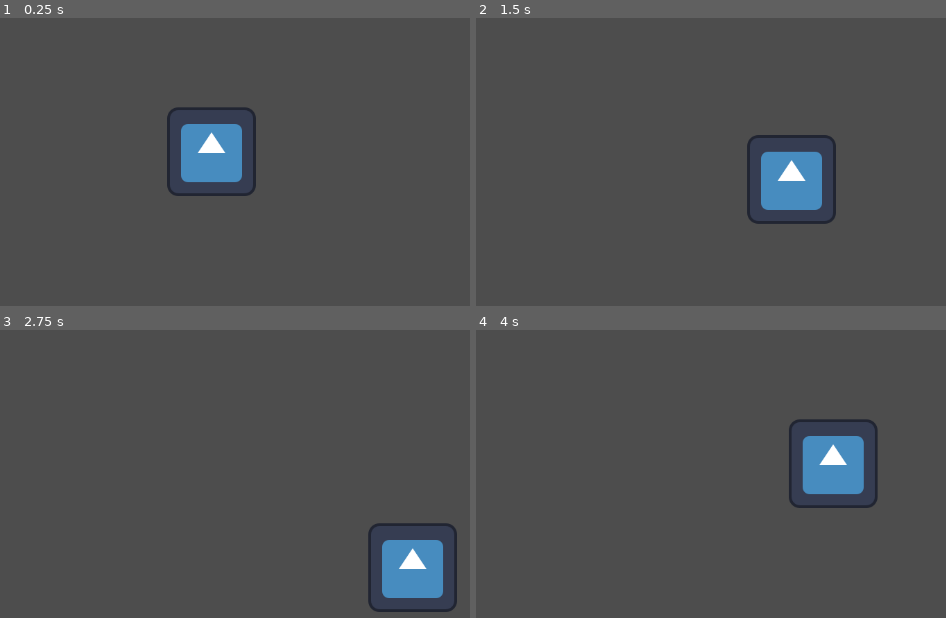
Above: before the commit, frames 1-4 (two rows, left to right).
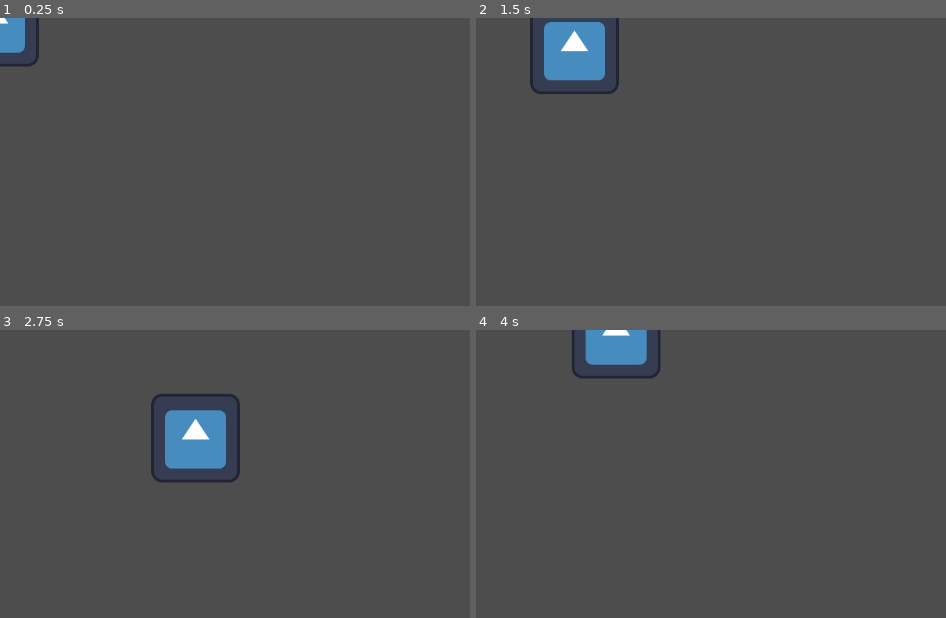
Above: after the commit, the same moments.

Repository: Katie4104/LexiQuest
Game: Godot game, scene res://main.tscn
Same seed, same stepped clock (60 frames per second), same inputs: the game is played once before the commit and once after it. The engine's default icon, where the game draws it, is replaced by a stand-in: a white triangle on a blue panel in a dark square.
Inputs:
- Up to frame 1 (0.25 s): no input
- Up to frame 2 (1.5 s): tap Enter at 0.5 s; hold Right (ui_right) 0.53-1.28 s; hold Down (ui_down) from 1.28 s (still down)
- Up to frame 3 (2.75 s): release Down (ui_down) at 2.03 s; hold Right (ui_right) from 2.03 s (still down)
- Up to frame 4 (4 s): release Right (ui_right) at 2.78 s; hold Up (ui_up) 2.78-3.53 s; hold Left (ui_left) from 3.53 s (still down)

The runs differ from the first frame. In frame 1, 4.2% of the frame differs, in the area x 0-55%, y 0-62%; in frame 2, 6.5%; in frame 3, 6.7%, in the area x 32-98%, y 22-98%; in frame 4, 5.4%.

Commit message:
Adding missing scenes

Diff:
--- /dev/null
+++ b/Player.tscn
@@ -0,0 +1,19 @@
+[gd_scene format=3 uid="uid://c0avh7g6jrgi0"]
+
+[ext_resource type="Script" uid="uid://c42jqjv2ywcoe" path="res://character_body_2d.gd" id="1_kpjcp"]
+[ext_resource type="Texture2D" uid="uid://od101i3eh4ch" path="res://icon.svg" id="2_kne1u"]
+
+[sub_resource type="RectangleShape2D" id="RectangleShape2D_0xm2m"]
+size = Vector2(80, 57)
+
+[node name="Player" type="CharacterBody2D" unique_id=543880529]
+position = Vector2(0, 4)
+script = ExtResource("1_kpjcp")
+
+[node name="CollisionShape2D" type="CollisionShape2D" parent="." unique_id=221057997]
+position = Vector2(-3, 1.5)
+shape = SubResource("RectangleShape2D_0xm2m")
+
+[node name="Sprite2D" type="Sprite2D" parent="." unique_id=1258129285]
+position = Vector2(5, -7)
+texture = ExtResource("2_kne1u")
--- /dev/null
+++ b/level.tscn
@@ -0,0 +1,62 @@
+[gd_scene format=3 uid="uid://c3ye88403jpb6"]
+
+[ext_resource type="PackedScene" uid="uid://c0avh7g6jrgi0" path="res://Player.tscn" id="1_u52ul"]
+[ext_resource type="Texture2D" uid="uid://od101i3eh4ch" path="res://icon.svg" id="2_vonw3"]
+
+[sub_resource type="RectangleShape2D" id="RectangleShape2D_u52ul"]
+
+[sub_resource type="RectangleShape2D" id="RectangleShape2D_vonw3"]
+
+[sub_resource type="RectangleShape2D" id="RectangleShape2D_oi3di"]
+
+[sub_resource type="RectangleShape2D" id="RectangleShape2D_0b4ue"]
+
+[sub_resource type="RectangleShape2D" id="RectangleShape2D_f2txt"]
+
+[sub_resource type="RectangleShape2D" id="RectangleShape2D_1ainy"]
+size = Vector2(156, 133)
+
+[node name="Level(mainWorld)" type="Node2D" unique_id=507859930]
+
+[node name="Player" parent="." unique_id=543880529 instance=ExtResource("1_u52ul")]
+
+[node name="Floor" type="StaticBody2D" parent="." unique_id=1860559653]
+
+[node name="FloorSprite" type="Sprite2D" parent="Floor" unique_id=31294052]
+
+[node name="CollisionShape2D" type="CollisionShape2D" parent="Floor" unique_id=1585401526]
+shape = SubResource("RectangleShape2D_u52ul")
+
+[node name="Walls" type="StaticBody2D" parent="." unique_id=1266820324]
+
+[node name="WallTop" type="CollisionShape2D" parent="Walls" unique_id=1958306163]
+shape = SubResource("RectangleShape2D_vonw3")
+
+[node name="WallBottom" type="CollisionShape2D" parent="Walls" unique_id=1919118342]
+shape = SubResource("RectangleShape2D_oi3di")
+
+[node name="WallLeft" type="CollisionShape2D" parent="Walls" unique_id=545521111]
+shape = SubResource("RectangleShape2D_0b4ue")
+
+[node name="WallRight" type="CollisionShape2D" parent="Walls" unique_id=1902173643]
+shape = SubResource("RectangleShape2D_f2txt")
+
+[node name="Background" type="ColorRect" parent="." unique_id=799585781]
+z_index = -1
+anchors_preset = 15
+anchor_right = 1.0
+anchor_bottom = 1.0
+grow_horizontal = 2
+grow_vertical = 2
+
+[node name="InteractiveObjects" type="Node2D" parent="." unique_id=1925247866]
+
+[node name="Tree" type="StaticBody2D" parent="InteractiveObjects" unique_id=2061556106]
+
+[node name="CollisionShape2D" type="CollisionShape2D" parent="InteractiveObjects/Tree" unique_id=574348287]
+position = Vector2(5, -1.5)
+shape = SubResource("RectangleShape2D_1ainy")
+
+[node name="Sprite2D" type="Sprite2D" parent="InteractiveObjects/Tree" unique_id=1579101551]
+position = Vector2(-263, 124)
+texture = ExtResource("2_vonw3")
--- /dev/null
+++ b/login_screen.tscn
@@ -0,0 +1,78 @@
+[gd_scene format=3 uid="uid://bymm56baa1osi"]
+
+[node name="LoginScreen" type="Control" unique_id=1401503714]
+layout_mode = 3
+anchors_preset = 15
+anchor_right = 1.0
+anchor_bottom = 1.0
+offset_left = 456.5985
+offset_top = -186.24205
+offset_right = 403.5985
+offset_bottom = -180.24207
+grow_horizontal = 2
+grow_vertical = 2
+
+[node name="Background" type="ColorRect" parent="." unique_id=507191191]
+layout_mode = 1
+anchors_preset = -1
+anchor_left = 0.02584303
+anchor_top = 0.050828822
+anchor_right = 1.025843
+anchor_bottom = 1.0508288
+grow_horizontal = 2
+grow_vertical = 2
+metadata/_edit_use_anchors_ = true
+
+[node name="TitleLabel" type="Label" parent="Background" unique_id=591842932]
+layout_mode = 1
+anchors_preset = 10
+anchor_right = 1.0
+offset_left = 351.5
+offset_right = -419.0
+offset_bottom = 134.0
+grow_horizontal = 2
+theme_override_colors/font_color = Color(0.45587856, 0.7151661, 0.11986842, 1)
+theme_override_colors/font_shadow_color = Color(0.6745098, 0.7254902, 0, 0)
+theme_override_font_sizes/font_size = 84
+text = "  Menu"
+
+[node name="MenuBox2" type="VBoxContainer" parent="Background/TitleLabel" unique_id=1645389499]
+layout_mode = 1
+anchors_preset = 4
+anchor_top = 0.5
+anchor_bottom = 0.5
+offset_left = -307.0
+offset_top = 267.0
+offset_right = 92.5
+offset_bottom = 354.0
+grow_vertical = 2
+
+[node name="beginnerButton" type="Button" parent="Background/TitleLabel/MenuBox2" unique_id=156473326]
+layout_mode = 2
+size_flags_vertical = 3
+theme_override_font_sizes/font_size = 51
+text = "Intermediate"
+
+[node name="MenuBox2" type="VBoxContainer" parent="Background" unique_id=214607582]
+layout_mode = 0
+offset_left = 46.0
+offset_top = 193.0
+offset_right = 443.0
+offset_bottom = 282.0
+
+[node name="intermediateButton" type="Button" parent="Background/MenuBox2" unique_id=1457554217]
+layout_mode = 2
+theme_override_font_sizes/font_size = 51
+text = "Beginner"
+
+[node name="menuBox3" type="VBoxContainer" parent="Background" unique_id=890329906]
+layout_mode = 0
+offset_left = 49.0
+offset_top = 452.0
+offset_right = 446.0
+offset_bottom = 527.0
+
+[node name="advancedButtton" type="Button" parent="Background/menuBox3" unique_id=617807829]
+layout_mode = 2
+theme_override_font_sizes/font_size = 51
+text = "Advance"
--- a/main.tscn
+++ b/main.tscn
@@ -1,21 +1,8 @@
 [gd_scene format=3 uid="uid://yw28g16pqwmf"]
 
-[ext_resource type="Script" uid="uid://c42jqjv2ywcoe" path="res://character_body_2d.gd" id="1_ig7tw"]
-[ext_resource type="Texture2D" uid="uid://od101i3eh4ch" path="res://icon.svg" id="2_0xm2m"]
-
-[sub_resource type="RectangleShape2D" id="RectangleShape2D_0xm2m"]
-size = Vector2(80, 57)
+[ext_resource type="PackedScene" uid="uid://c0avh7g6jrgi0" path="res://Player.tscn" id="1_ig7tw"]
 
 [node name="Node2D" type="Node2D" unique_id=463798610]
 
-[node name="CharacterBody2D" type="CharacterBody2D" parent="." unique_id=1477809525]
-position = Vector2(300, 200)
-script = ExtResource("1_ig7tw")
-
-[node name="CollisionShape2D" type="CollisionShape2D" parent="CharacterBody2D" unique_id=1497616712]
-position = Vector2(-3, 1.5)
-shape = SubResource("RectangleShape2D_0xm2m")
-
-[node name="Sprite2D" type="Sprite2D" parent="CharacterBody2D" unique_id=509250709]
-position = Vector2(5, -7)
-texture = ExtResource("2_0xm2m")
+[node name="CharacterBody2D" parent="." unique_id=543880529 instance=ExtResource("1_ig7tw")]
+position = Vector2(-13, 13)
--- /dev/null
+++ b/splash_screen.tscn
@@ -0,0 +1,63 @@
+[gd_scene format=3 uid="uid://dn300yun1kxte"]
+
+[sub_resource type="GDScript" id="GDScript_c8184"]
+script/source = "extends Control
+
+func _on_timer_timeout() -> void:
+	print(\"Timer fired\")
+	get_tree().change_scene_to_file(\"res://login_screen.tscn\")
+
+"
+
+[node name="SplashScreen" type="Control" unique_id=1945703312]
+layout_mode = 3
+anchors_preset = 15
+anchor_right = 1.0
+anchor_bottom = 1.0
+grow_horizontal = 2
+grow_vertical = 2
+script = SubResource("GDScript_c8184")
+
+[node name="Background" type="ColorRect" parent="." unique_id=1273418867]
+layout_mode = 0
+offset_right = 1149.0
+offset_bottom = 639.0
+color = Color(0.07642328, 0.8203584, 0.45173275, 1)
+
+[node name="WelcomeLabel" type="Label" parent="Background" unique_id=231043872]
+layout_mode = 1
+anchors_preset = 10
+anchor_right = 1.0
+offset_left = 6.0
+offset_top = 4.0
+offset_right = -10.0
+offset_bottom = 293.0
+grow_horizontal = 2
+theme_override_font_sizes/font_size = 51
+text = "
+
+                     Welcome to LexiQuest
+
+
+"
+
+[node name="WelcomeLabel2" type="Label" parent="Background" unique_id=1950754018]
+layout_mode = 1
+anchors_preset = 12
+anchor_top = 1.0
+anchor_right = 1.0
+anchor_bottom = 1.0
+offset_top = -263.0
+grow_horizontal = 2
+grow_vertical = 0
+theme_override_font_sizes/font_size = 43
+text = "Where learning a new language
+
+                                               becomes an adventure........."
+
+[node name="Timer" type="Timer" parent="." unique_id=1793437895]
+wait_time = 2.5
+one_shot = true
+autostart = true
+
+[connection signal="timeout" from="Timer" to="." method="_on_timer_timeout"]
